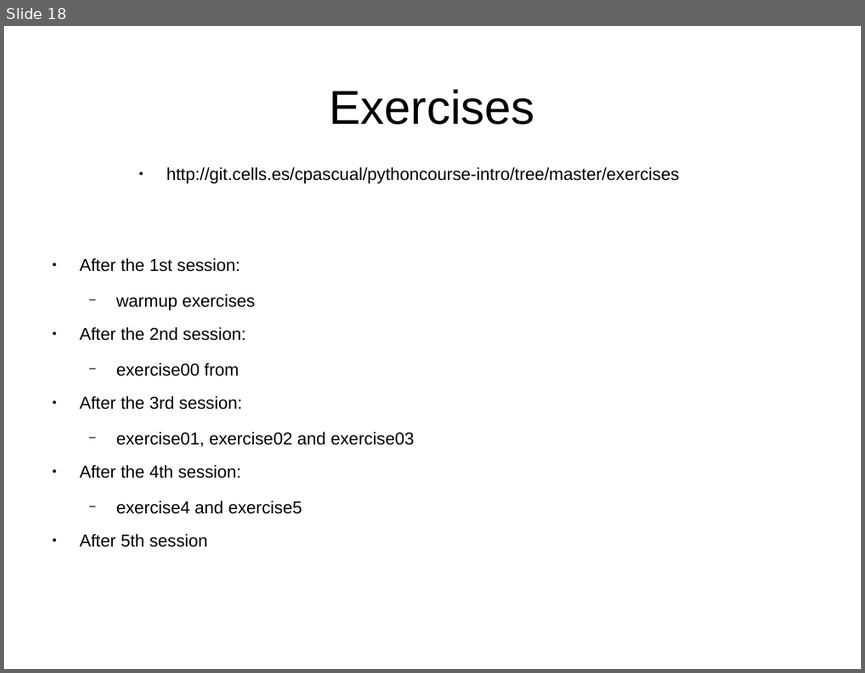
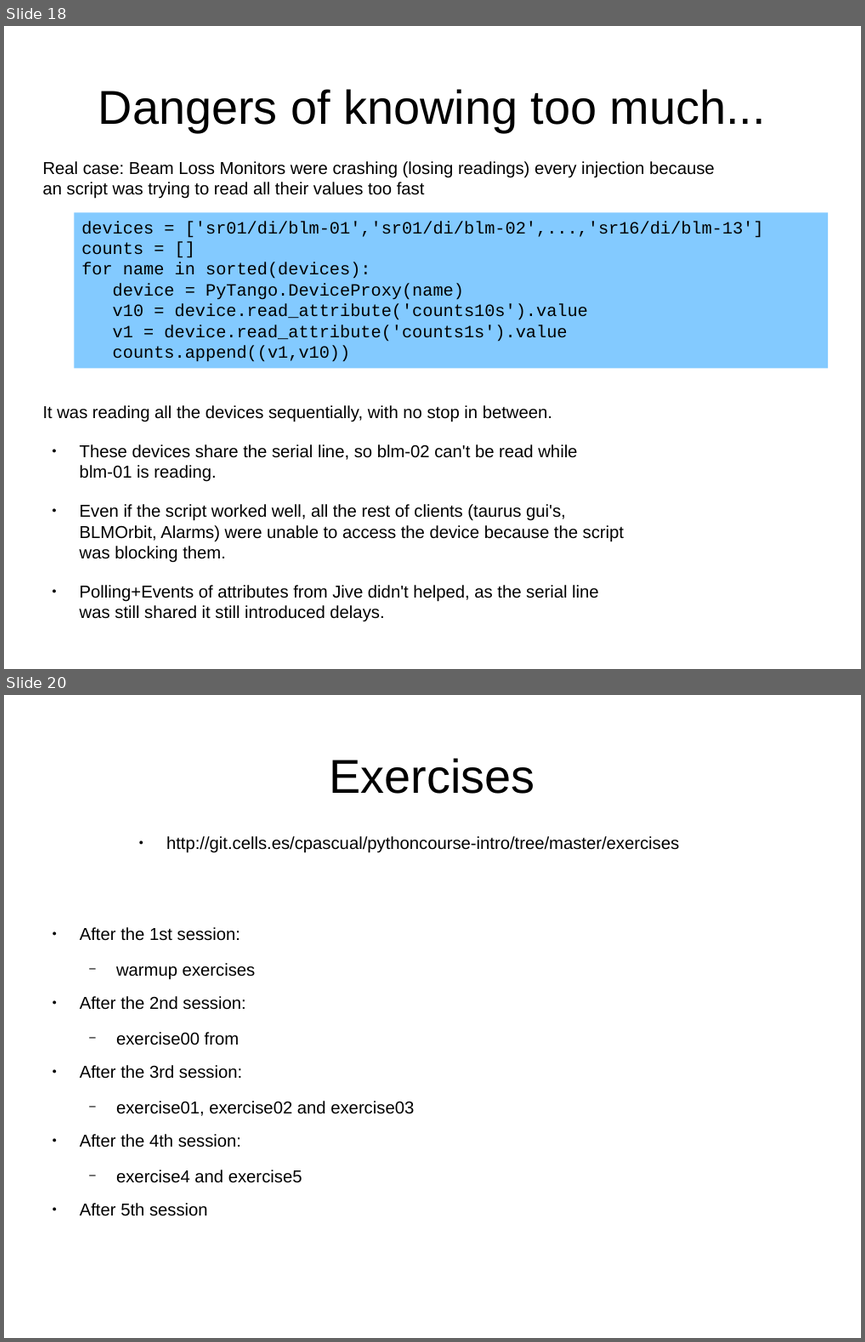
Before and after one commit to saidaHF/InitiationToPython, a slide deck: pythonIntro-slides.odp. Shown one above the other, each under a label of ours: slide 18 before the commit, slides 18 and 20 after it; the slides between them are not shown. The pictures are 865x673 and 865x1342 pixels, drawn with LibreOffice and Linux fonts; fonts in the diff are those of the drawing. Boxes give left, top, right and bottom in pixels: in the first picture for what was removed or moved away, otherwise in the second. Text is boxed around its words. In the diff, an @@ line names an element or a change of style, - is before the commit and + after.

```diff
--- a/pythonIntro-slides.odp
+++ b/pythonIntro-slides.odp
@@ slide 18 added at (x1=4, y1=26, x2=861, y2=669), background #FFFFFF @@
@@ title added at (x1=98, y1=89, x2=766, y2=132), 44 pt, text #000000 @@
+Dangers of knowing too much...
@@ text added at (x1=43, y1=161, x2=715, y2=199), 16 pt, text #000000 @@
+Real case: Beam Loss Monitors were crashing (losing readings) every injection because an script was trying to read all their values too fast
@@ rectangle added at (x1=74, y1=213, x2=828, y2=368), fill #83CAFF, 16 pt, text #000000 @@
+devices = ['sr01/di/blm-01','sr01/di/blm-02',...,'sr16/di/blm-13']
+counts = []
+for name in sorted(devices):
+device = PyTango.DeviceProxy(name)
+v10 = device.read_attribute('counts10s').value
+v1 = device.read_attribute('counts1s').value
+counts.append((v1,v10))
@@ text added at (x1=43, y1=405, x2=624, y2=622), 16 pt, text #000000 @@
+It was reading all the devices sequentially, with no stop in between.
+● These devices share the serial line, so blm-02 can't be read while blm-01 is reading.
+● Even if the script worked well, all the rest of clients (taurus gui's, BLMOrbit, Alarms) were unable to access the device because the script was blocking them.
+● Polling+Events of attributes from Jive didn't helped, as the serial line was still shared it still introduced delays.
@@ what was slide 18 is now slide 20 @@
```
Also in this commit, not shown: 1 other slide added.
